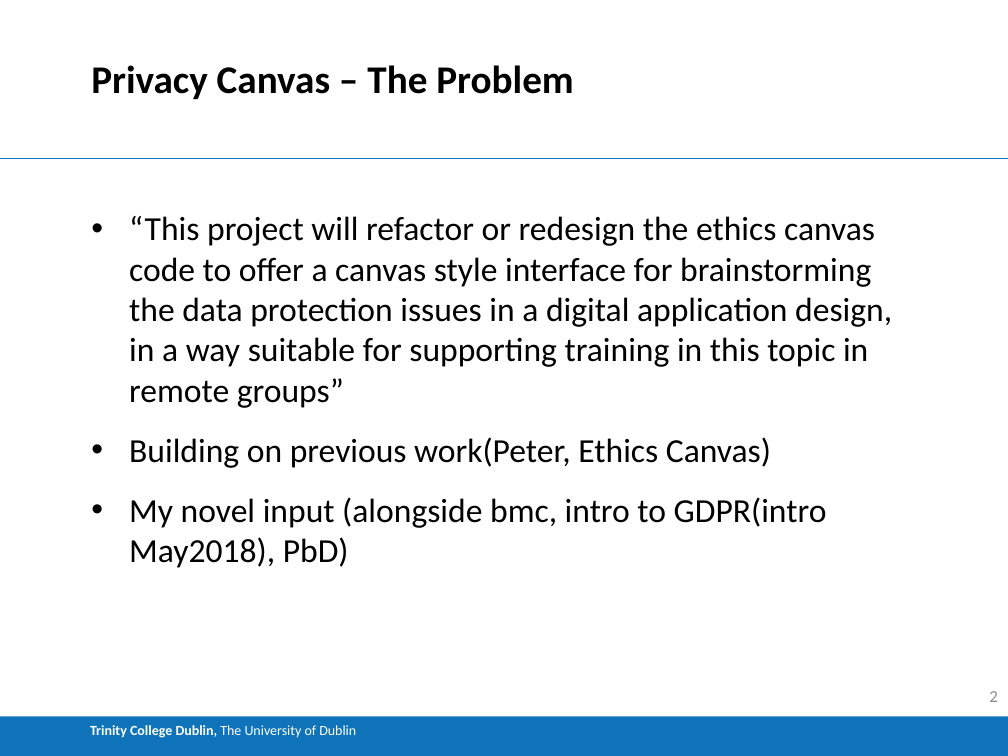
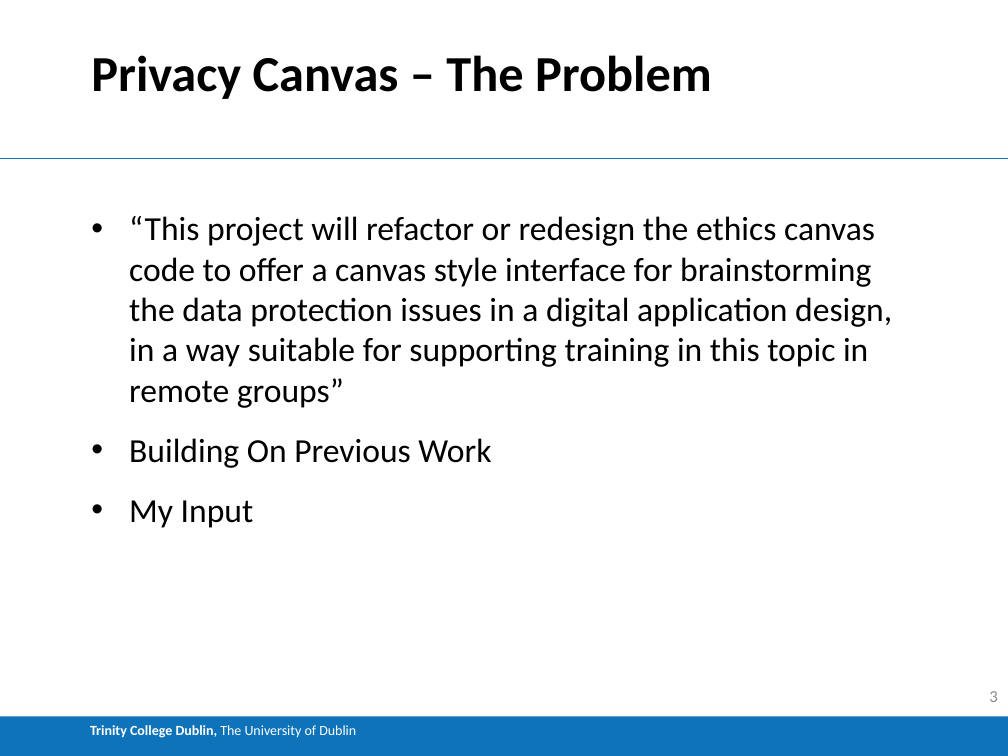
Before and after one commit to Buckley258/FYP, a slide deck: slide 3 of FYP_Demo.pptx (slide 2 before the commit). Drawn at 1008x756 pixels with LibreOffice and Linux fonts; fonts in the diff are those of the drawing. Boxes give left, top, right and bottom in pixels: in the first picture for what was removed or moved away, otherwise in the second. Text is boxed around its words. In the diff, an @@ line names an element or a change of style, - is before the commit and + after.

```diff
--- a/FYP_Demo.pptx
+++ b/FYP_Demo.pptx
@@ title "Privacy Canvas – The Problem" at (91, 55, 712, 99): size 28 to 36 pt @@
@@ text at (129, 438, 491, 528): text changed @@
-• Building on previous work(Peter, Ethics Canvas)
-• My novel input (alongside bmc, intro to GDPR(intro May2018), PbD)
+• Building On Previous Work
+• My Input
```
Also in this commit, not shown: 16 other slides changed, 4 slides added, 3 slides removed, 2 other files.
